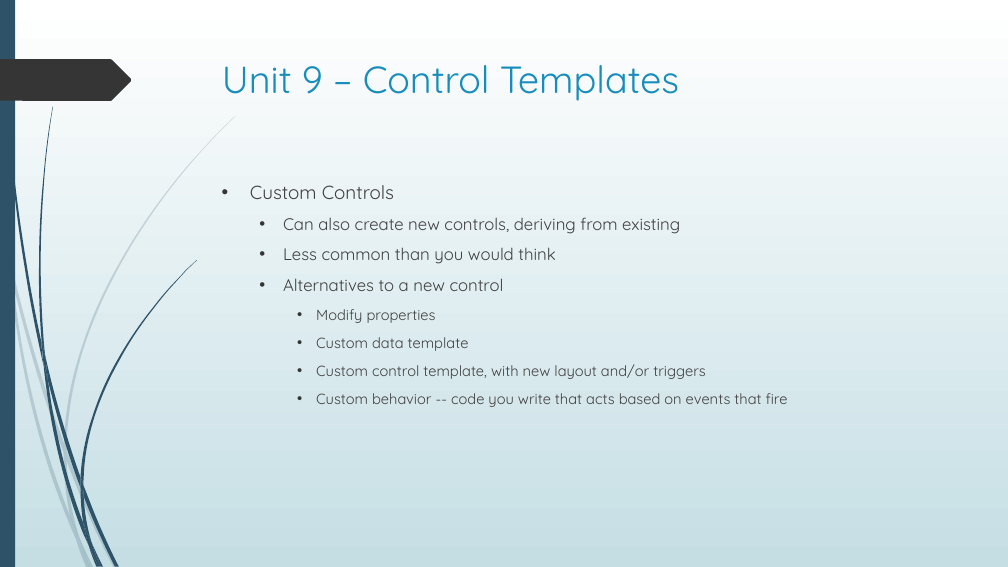
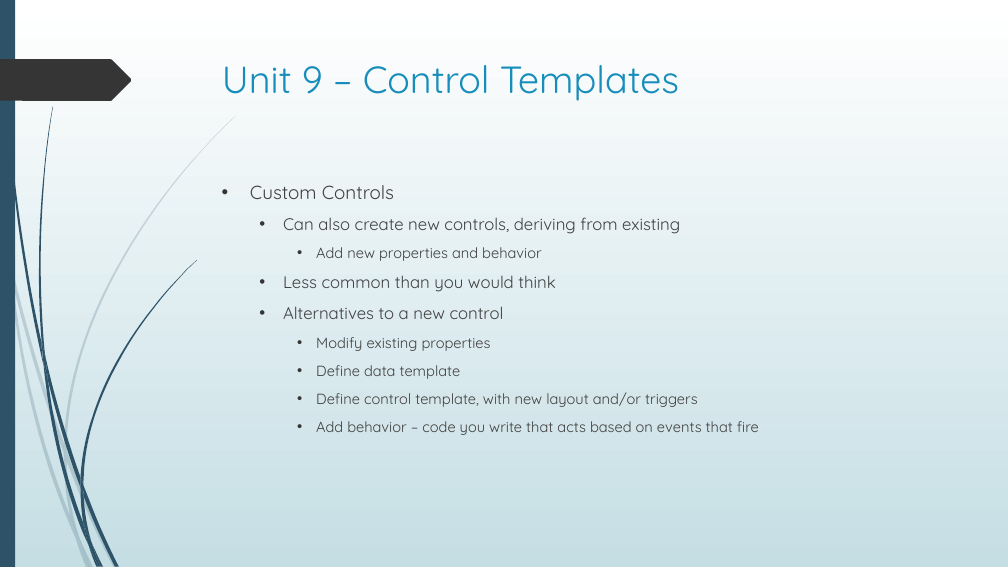
Before and after one commit to seanpsexton/wpf-workshop-solutions, a slide deck: slide 53 of WPF-Workshop-Sexton-Oct2023.pptx. Drawn at 1008x567 pixels with LibreOffice and Linux fonts; fonts in the diff are those of the drawing. Boxes give left, top, right and bottom in pixels: in the first picture for what was removed or moved away, otherwise in the second. Text is boxed around its words. In the diff, an @@ line names an element or a change of style, - is before the commit and + after.

Commit message:
Edit PPT for wording

```diff
--- a/WPF-Workshop-Sexton-Oct2023.pptx
+++ b/WPF-Workshop-Sexton-Oct2023.pptx
@@ text at <box>316,247,541,261</box>: paragraph added @@
+    • Add new properties and behavior
@@ text at <box>316,337,759,435</box>: text changed @@
-    • Modify properties
-    • Custom data template
-    • Custom control template, with new layout and/or triggers
-    • Custom behavior -- code you write that acts based on events that fire
+    • Modify existing properties
+    • Define data template
+    • Define control template, with new layout and/or triggers
+    • Add behavior – code you write that acts based on events that fire
```
Also in this commit, not shown: 50 other slides changed.
